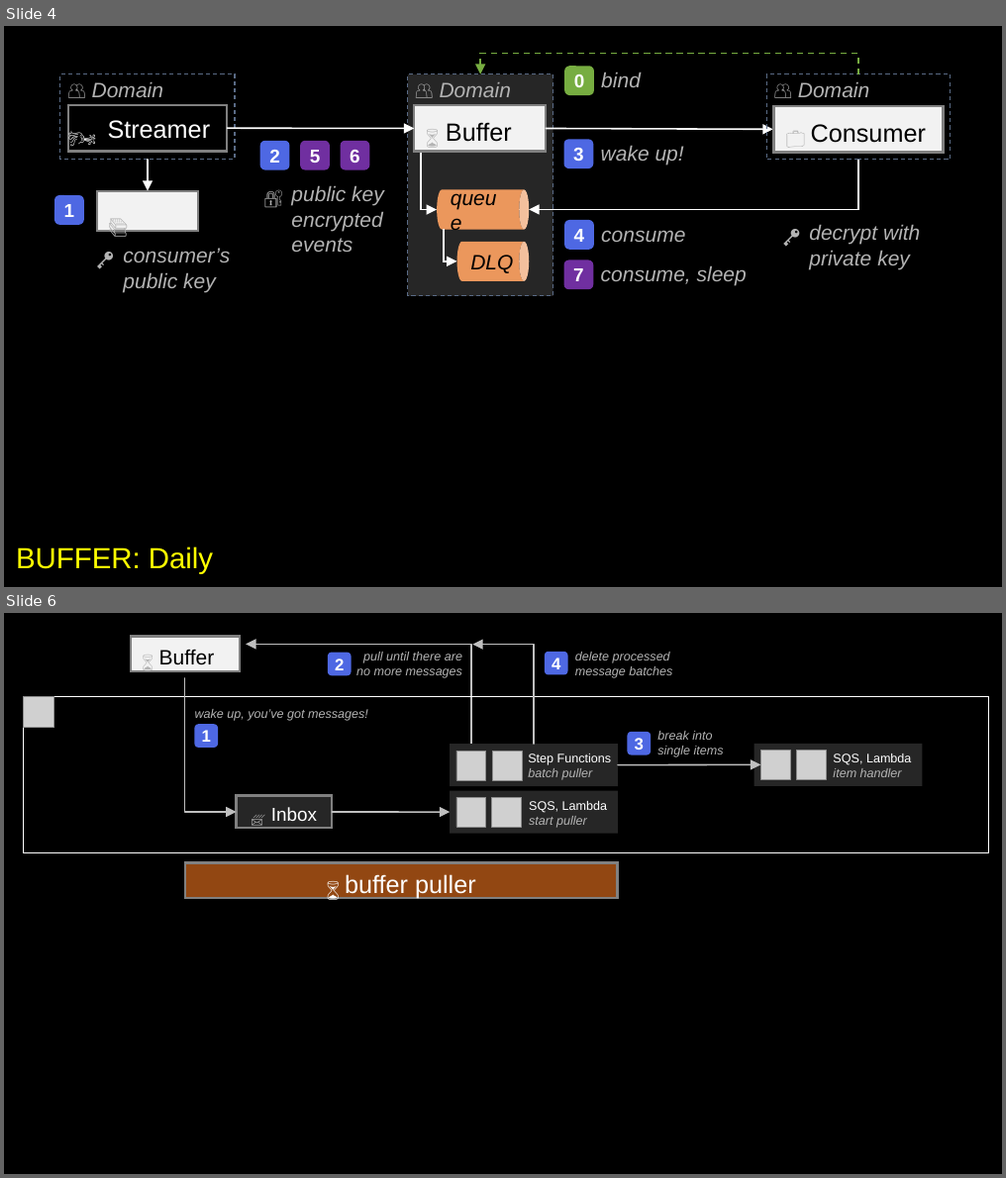
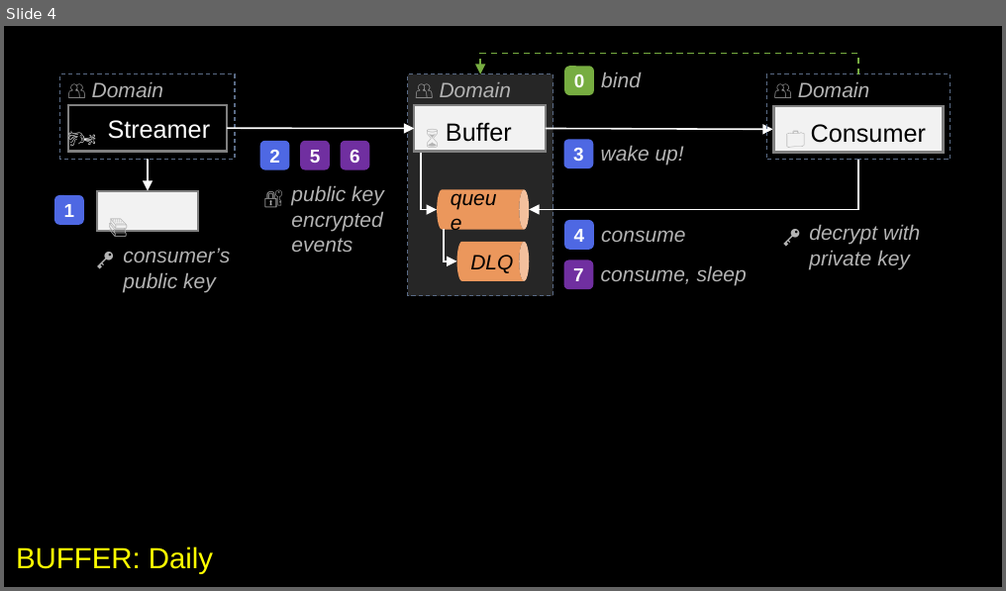
Before and after one commit to pollyweb-org/pollyweb-docs, a slide deck: 4 ⚙️ Solution/40 👥 Domains/41 📨 Comms/.📎 Assets/📨 .pptx. Shown one above the other, each under a label of ours: slides 4 and 6 before the commit, slide 4 after it; the slides between them are not shown. The pictures are 1006x1178 and 1006x591 pixels, drawn with LibreOffice and Linux fonts; fonts in the diff are those of the drawing; grey boxes stand for pictures. Boxes give left, top, right and bottom in pixels: in the first picture for what was removed or moved away, otherwise in the second. Text is boxed around its words. In the diff, an @@ line names an element or a change of style, - is before the commit and + after.

```diff
--- a/4 ⚙️ Solution/40 👥 Domains/41 📨 Comms/.📎 Assets/📨 .pptx
+++ b/4 ⚙️ Solution/40 👥 Domains/41 📨 Comms/.📎 Assets/📨 .pptx
@@ slide 6 removed at [4,613,1002,1174], background #000000; not listed: 1 template element that a slide beside it also shows @@
@@ rectangle removed at [131,636,240,671] @@
-⌛ Buffer
@@ elbow arrow removed from (471, 751) to (246, 645) @@
@@ rounded rectangle removed at [328,652,350,675] @@
-2
@@ text removed at [356,652,462,678] @@
-pull until there are no more messages
@@ elbow arrow removed from (534, 744) to (472, 645) @@
@@ rounded rectangle removed at [545,652,567,674] @@
-4
@@ text removed at [575,652,672,678] @@
-delete processed message batches
@@ picture removed at [23,696,54,728] @@
@@ rectangle removed at [24,697,988,853] @@
@@ elbow arrow removed from (184, 678) to (236, 812) @@
@@ rounded rectangle removed at [194,724,218,747] @@
-1
@@ text removed at [195,709,368,721] @@
-wake up, you’ve got messages!
@@ text removed at [657,731,724,758] @@
-break into
-single items
@@ group removed at [450,744,619,786]: 2 pictures, 1 rectangle, 1 text @@
-Step Functions
-batch puller
@@ rounded rectangle removed at [628,732,650,756] @@
-3
@@ group removed at [754,744,923,786]: 2 pictures, 1 rectangle, 1 text @@
-SQS, Lambda
-item handler
@@ arrow removed from (618, 765) to (761, 765) @@
@@ rectangle removed at [236,796,332,828] @@
-📨 Inbox
@@ arrow removed from (332, 812) to (450, 812) @@
@@ group removed at [450,791,619,834]: 2 pictures, 1 rectangle, 1 text @@
-SQS, Lambda
-start puller
@@ rectangle removed at [185,863,618,898] @@
-⌛ buffer puller
```
Also in this commit, not shown: 1 other slide removed, 11 other files.
